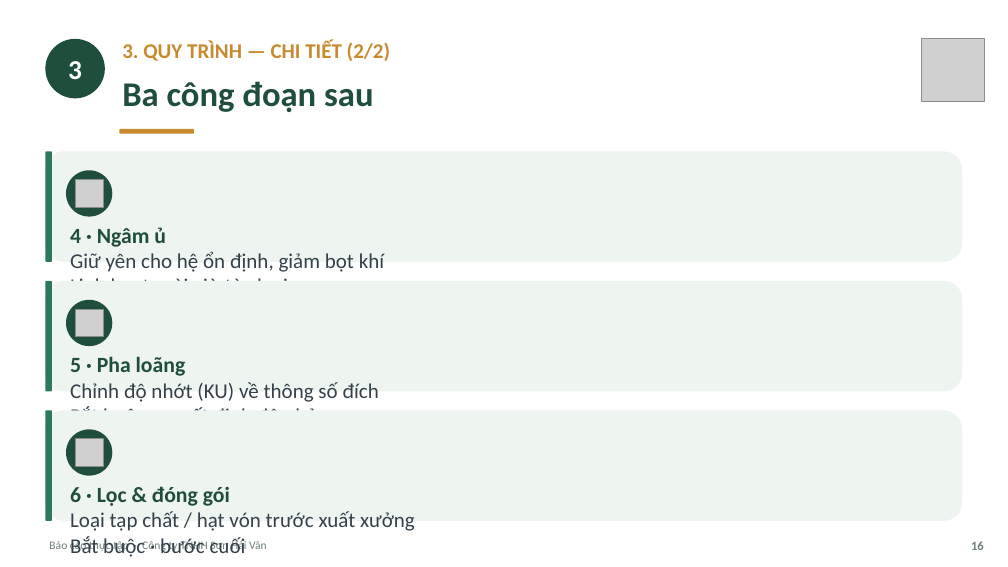
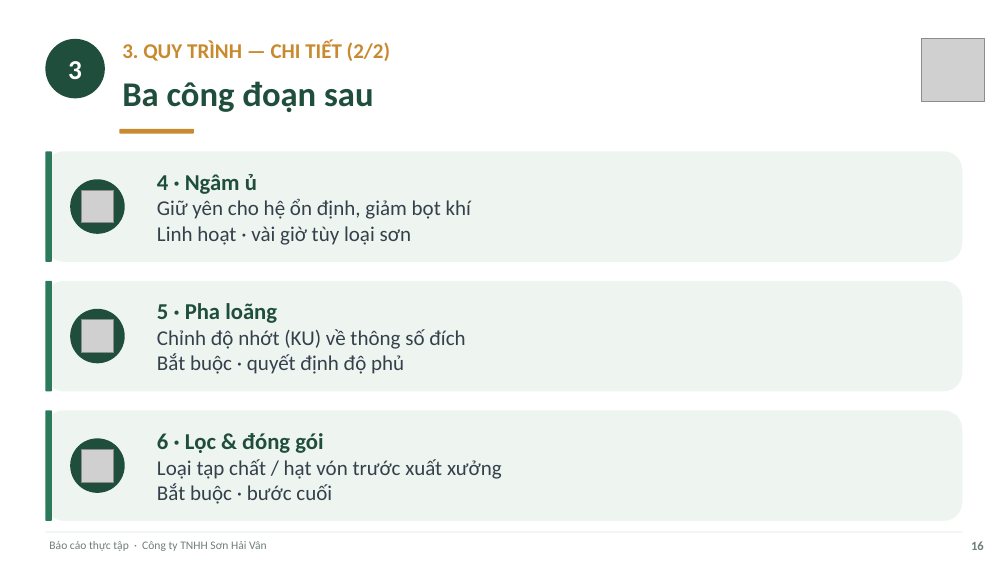
Before and after one commit to tranconcoder/pubic-resources, a slide deck: slide 16 of SuHeo/Báo cáo thực tập - Sơn Hải Vân.pptx. Drawn at 1008x567 pixels with LibreOffice and Linux fonts; fonts in the diff are those of the drawing; grey boxes stand for pictures. Boxes give left, top, right and bottom in pixels: in the first picture for what was removed or moved away, otherwise in the second. Text is boxed around its words. In the diff, an @@ line names an element or a change of style, - is before the commit and + after.

```diff
--- a/SuHeo/Báo cáo thực tập - Sơn Hải Vân.pptx
+++ b/SuHeo/Báo cáo thực tập - Sơn Hải Vân.pptx
@@ ellipse resized from (x1=66, y1=170, x2=112, y2=216) to (x1=70, y1=179, x2=125, y2=234) @@
@@ text "4 · Ngâm ủ" moved from (x1=70, y1=227, x2=384, y2=281) to (x1=157, y1=174, x2=471, y2=245) @@
@@ text at (x1=157, y1=174, x2=257, y2=194): size 20.8 to 21.6 pt in "4 · Ngâm ủ" @@
@@ picture resized from (x1=76, y1=180, x2=104, y2=208) to (x1=81, y1=191, x2=113, y2=223) @@
@@ text "5 · Pha loãng" moved from (x1=70, y1=356, x2=379, y2=411) to (x1=157, y1=303, x2=465, y2=374) @@
@@ ellipse resized from (x1=66, y1=300, x2=112, y2=346) to (x1=70, y1=309, x2=125, y2=363) @@
@@ picture resized from (x1=76, y1=309, x2=104, y2=337) to (x1=81, y1=320, x2=113, y2=352) @@
@@ text at (x1=157, y1=303, x2=277, y2=323): size 20.8 to 21.6 pt in "5 · Pha loãng" @@
@@ vertical alignment top to middle in 3 elements at (x1=157, y1=174, x2=471, y2=245), (x1=157, y1=303, x2=465, y2=374), (x1=157, y1=433, x2=502, y2=504) @@
@@ text "6 · Lọc & đóng ..." moved from (x1=70, y1=486, x2=415, y2=557) to (x1=157, y1=433, x2=502, y2=504) @@
@@ ellipse resized from (x1=66, y1=430, x2=112, y2=476) to (x1=70, y1=439, x2=125, y2=493) @@
@@ picture resized from (x1=76, y1=439, x2=104, y2=467) to (x1=81, y1=449, x2=113, y2=482) @@
@@ text at (x1=157, y1=433, x2=323, y2=453): size 20.8 to 21.6 pt in "6 · Lọc & đóng gói" @@
@@ rectangle added at (x1=45, y1=532, x2=963, y2=532), fill #DCE7E1 @@
```
Also in this commit, not shown: 32 other slides changed, 1 other file.
